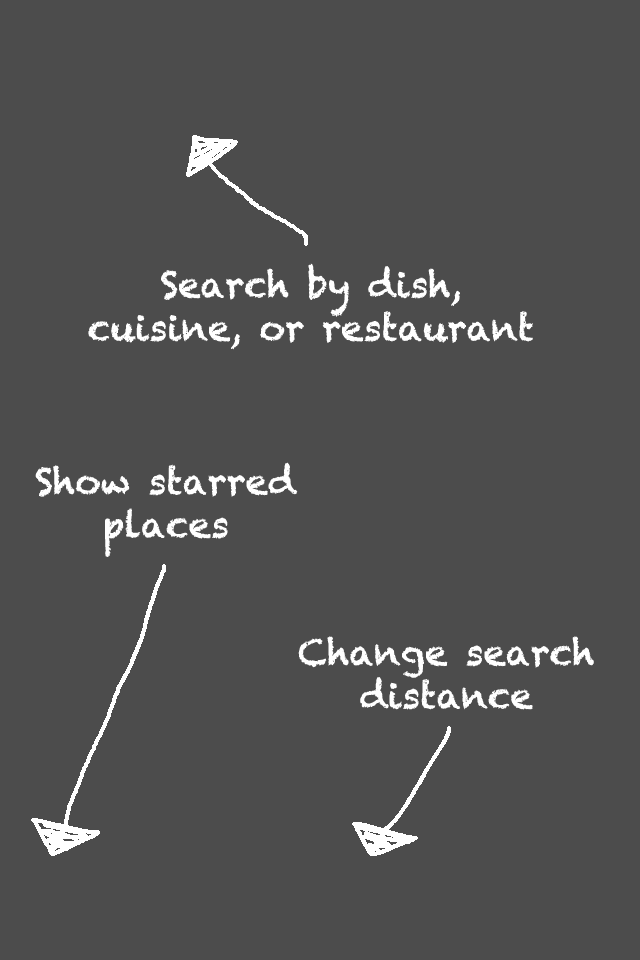
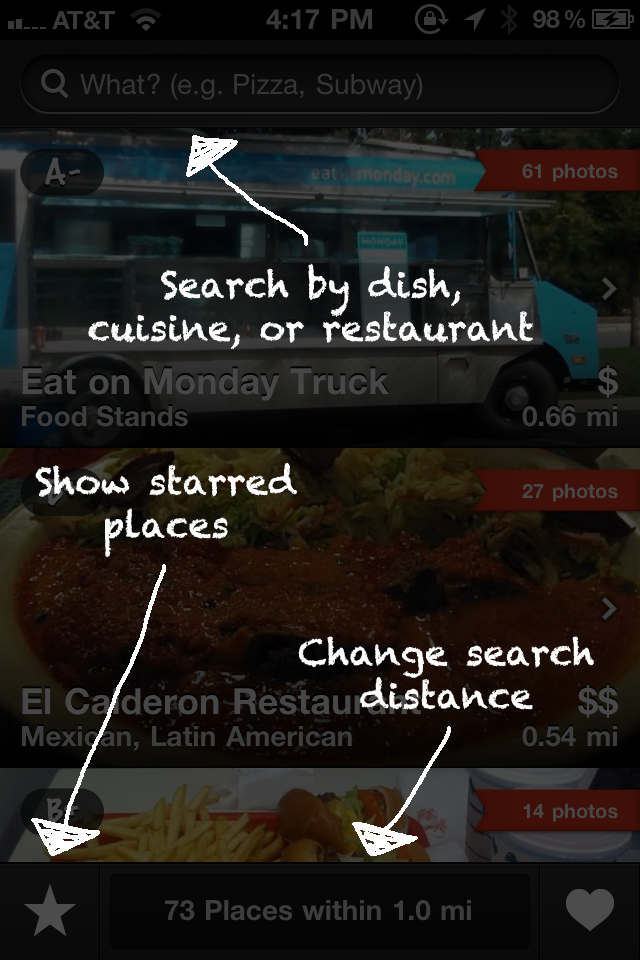
Layers edited between the first and the second 640 x 960 image:
renamed "Layer 0" to "Layer 5", showed it, painted on it over (x1=0, y1=0, x2=640, y2=960)
